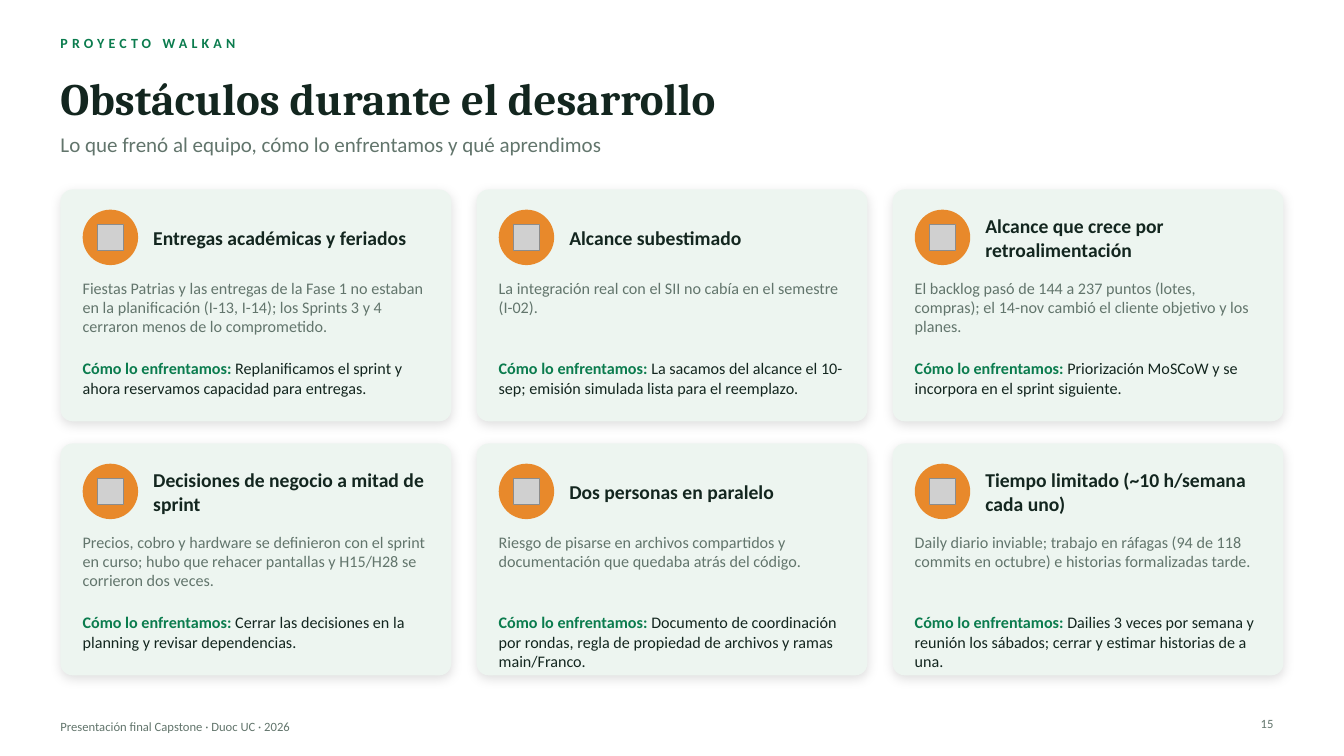
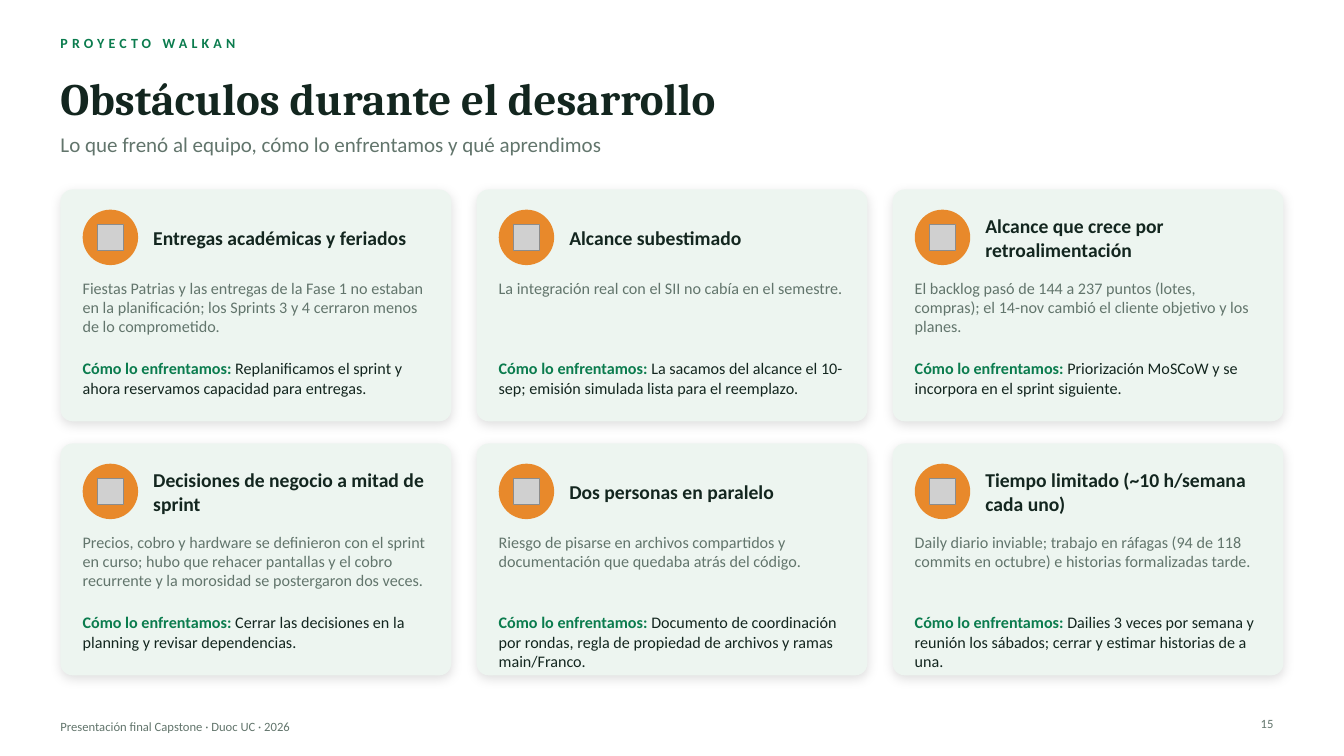
Before and after one commit to Chazito/Walkan, a slide deck: slide 15 of Fase 3/Evidencias Grupales/Presentacion Final.pptx. Drawn at 1344x756 pixels with LibreOffice and Linux fonts; fonts in the diff are those of the drawing; grey boxes stand for pictures; background and template pictures are left out. Boxes give left, top, right and bottom in pixels: in the first picture for what was removed or moved away, otherwise in the second. Text is boxed around its words. In the diff, an @@ line names an element or a change of style, - is before the commit and + after.

Commit message:
Cambio ppt
Se quitaron algunos textos y codigos que estaban de mas. Eran cosas que la comision no va a entender en el momento y solo añaden ruido al ppt

```diff
--- a/Fase 3/Evidencias Grupales/Presentacion Final.pptx
+++ b/Fase 3/Evidencias Grupales/Presentacion Final.pptx
@@ text at [83, 283, 423, 335]: text changed @@
-Fiestas Patrias y las entregas de la Fase 1 no estaban en la planificación (I-13, I-14); los Sprints 3 y 4 cerraron menos de lo comprometido.
+Fiestas Patrias y las entregas de la Fase 1 no estaban en la planificación; los Sprints 3 y 4 cerraron menos de lo comprometido.
@@ text at [499, 283, 842, 297]: text changed @@
-La integración real con el SII no cabía en el semestre (I-02).
+La integración real con el SII no cabía en el semestre.
@@ text at [83, 537, 425, 589]: text changed @@
-Precios, cobro y hardware se definieron con el sprint en curso; hubo que rehacer pantallas y H15/H28 se corrieron dos veces.
+Precios, cobro y hardware se definieron con el sprint en curso; hubo que rehacer pantallas y el cobro recurrente y la morosidad se postergaron dos veces.
```
Also in this commit, not shown: 2 other slides changed.
